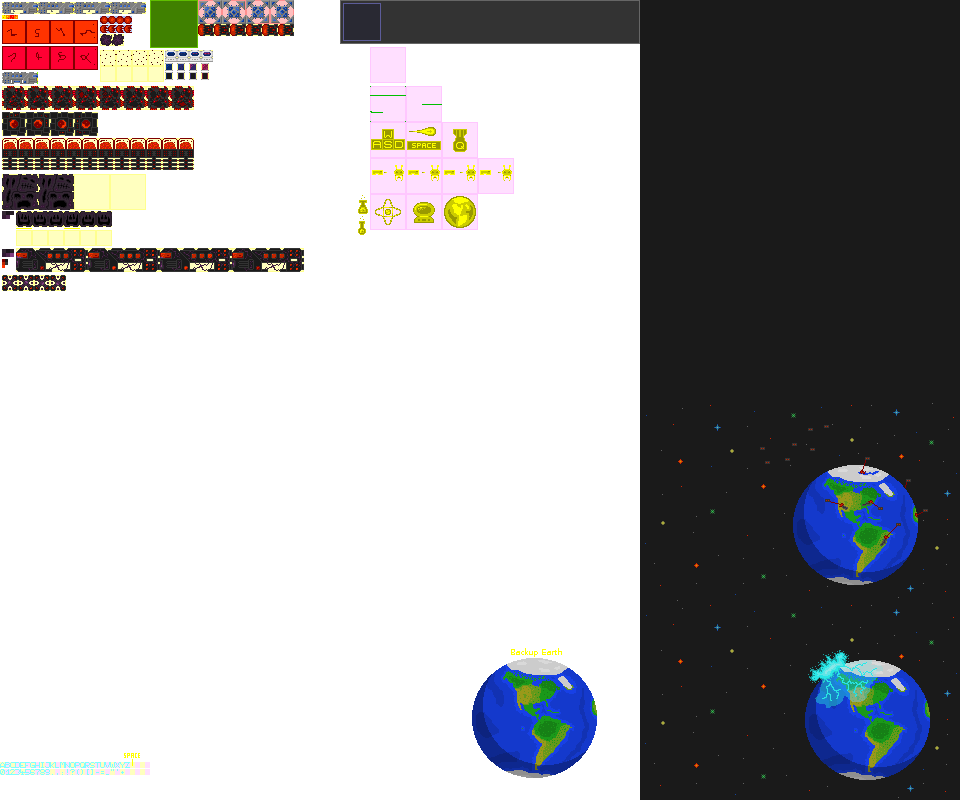
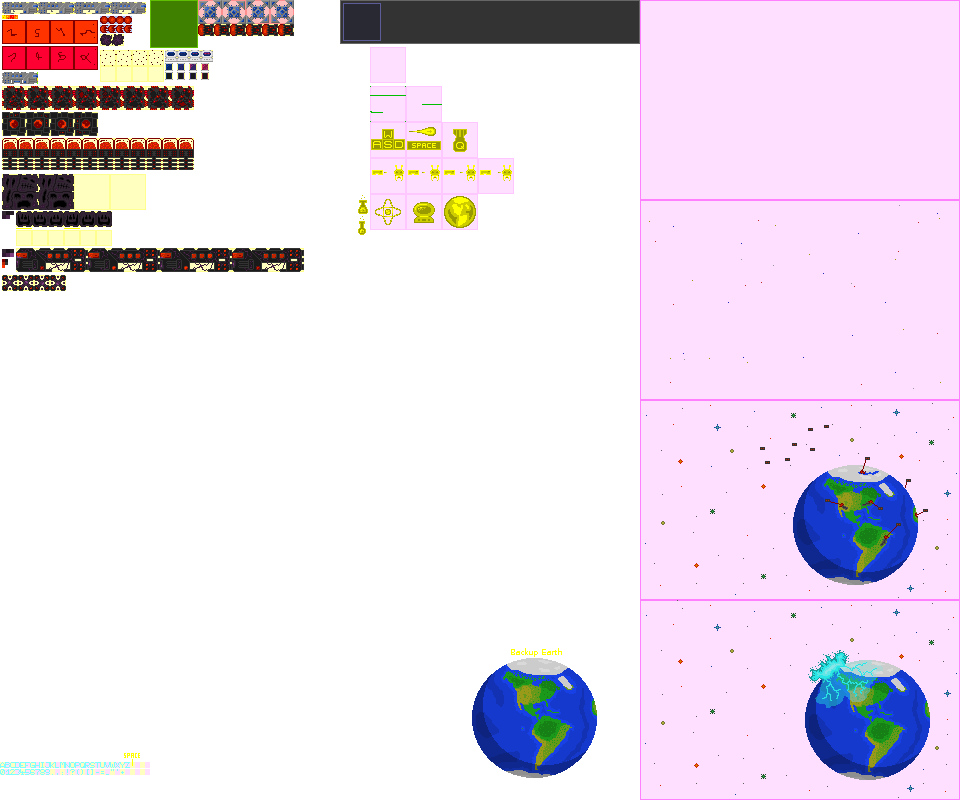
Layers edited between the first and the second 960 × 800 image:
painted on "stars" over [649, 205, 941, 389]
hid "space" over [640, 0, 960, 800]
